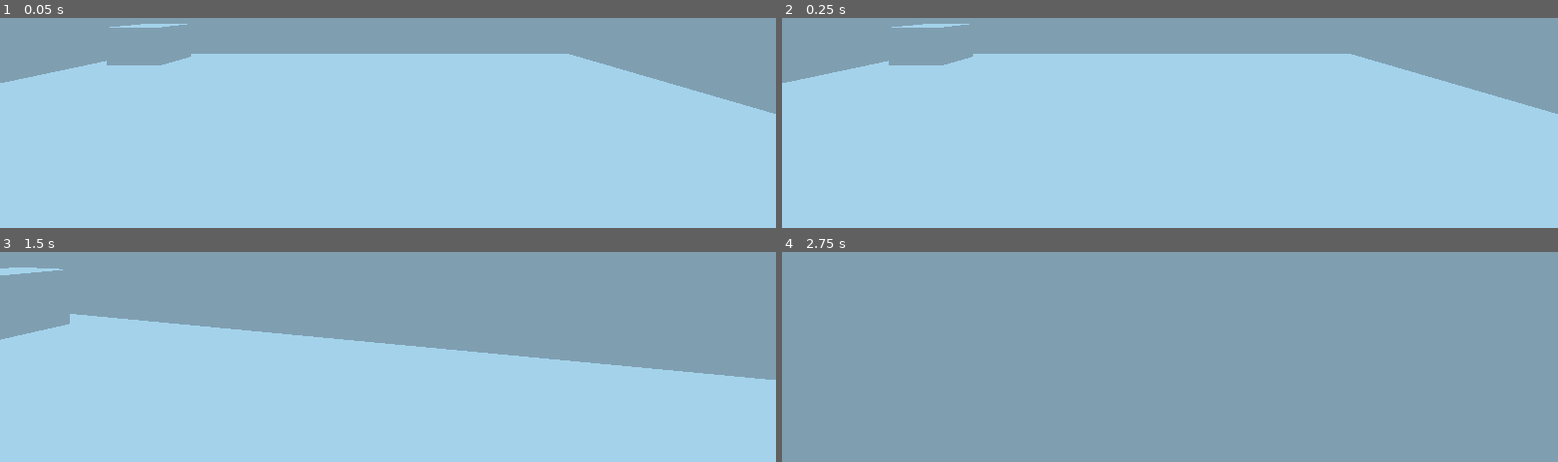
Above: before the commit, frames 1-4 (two rows, left to right).
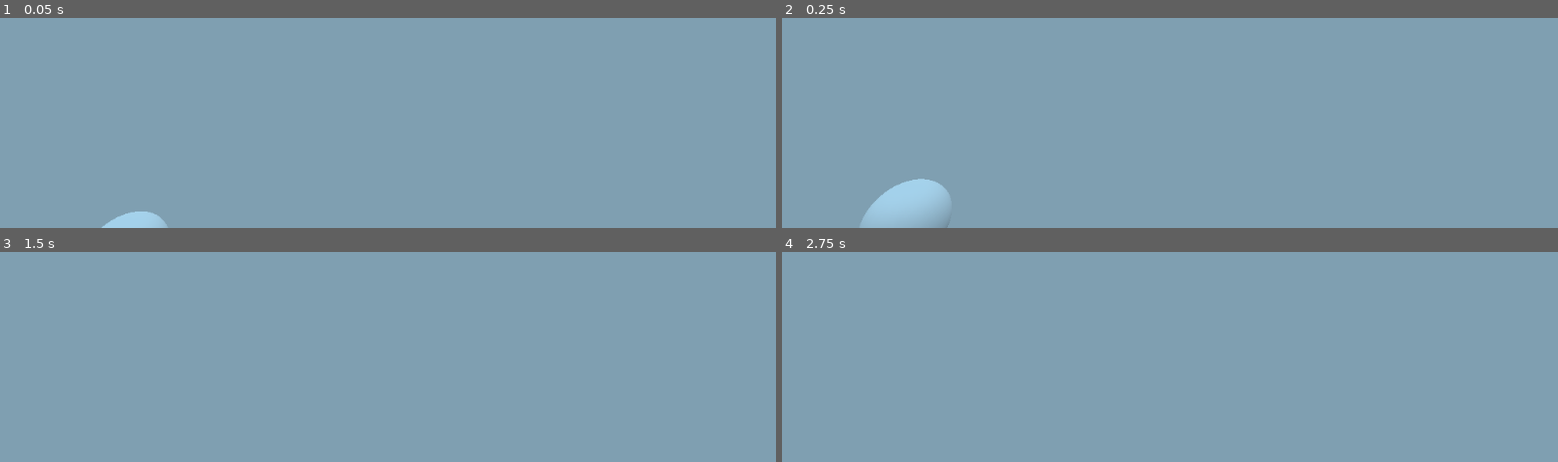
Above: after the commit, the same moments.

Repository: LivelyLiz/Godot-PortalTechdemo
Game: Godot game, scene res://Assets/Scenes/Main.tscn
Two runs of this game, one before a commit and one after it. Both use one fixed random seed, a clock stepped at 60 frames per second and the inputs below. Before the commit the project starts from res://Assets/Scenes/TeleportTest.tscn.
Inputs (mouse positions are in pixels of both pictures, inside the frame that each line leads up to):
- Up to frame 1 (0.05 s): no input
- Up to frame 2 (0.25 s): no input
- Up to frame 3 (1.5 s): tap Enter at 0.5 s; move the mouse to (outside the picture) at 0.52 s; hold Up (ui_up) from 0.53 s (still down); move the mouse to (outside the picture) at 1.27 s
- Up to frame 4 (2.75 s): keep holding Up (ui_up); move the mouse to (outside the picture) at 2.02 s

The runs differ from the first frame. In frame 1, 77% of the frame differs, in the area x 0-100%, y 2-100%; in frame 2, 76%; in frame 3, 56%; in frame 4, nothing differs.
Error before the commit: Invalid get index 'bla' (on base: 'null instance'). (res://Assets/Scripts/Main.gd:13)

Commit message:
rendering should work now

Diff:
--- a/project/Assets/Scenes/Main.tscn
+++ b/project/Assets/Scenes/Main.tscn
@@ -1,29 +1,18 @@
-[gd_scene load_steps=11 format=2]
+[gd_scene load_steps=9 format=2]
 
 [ext_resource path="res://Assets/Scripts/Main.gd" type="Script" id=1]
 [ext_resource path="res://Assets/Scenes/Room.tscn" type="PackedScene" id=2]
-[ext_resource path="res://Assets/Scenes/Rendering_Test.tscn" type="PackedScene" id=3]
-[ext_resource path="res://Assets/Shader/Main.shader" type="Shader" id=4]
-[ext_resource path="res://Assets/Scenes/Player.tscn" type="PackedScene" id=5]
+[ext_resource path="res://Assets/Shader/Main.shader" type="Shader" id=3]
+[ext_resource path="res://Assets/Scenes/Player.tscn" type="PackedScene" id=4]
 
 [sub_resource type="SphereMesh" id=1]
 
 [sub_resource type="ShaderMaterial" id=2]
 resource_local_to_scene = true
-shader = ExtResource( 4 )
+shader = ExtResource( 3 )
 
 [sub_resource type="ViewportTexture" id=3]
 viewport_path = NodePath("Player_Viewport")
-
-[sub_resource type="TextureArray" id=5]
-data = {
-"depth": 0,
-"flags": 4,
-"format": 37,
-"height": 0,
-"layers": [  ],
-"width": 0
-}
 
 [sub_resource type="CubeMesh" id=4]
 
@@ -37,9 +26,6 @@
 mesh = SubResource( 1 )
 material/0 = null
 
-[node name="Rendering_Test" parent="." instance=ExtResource( 3 )]
-transform = Transform( 0.809894, 0, 0.586576, 0, 2, 0, -0.586576, 0, 0.809894, 0, 0, 0 )
-
 [node name="Screen" type="Sprite" parent="."]
 material = SubResource( 2 )
 use_parent_material = true
@@ -51,12 +37,13 @@
 size = Vector2( 1024, 600 )
 render_target_v_flip = true
 
-[node name="Player" parent="Player_Viewport" instance=ExtResource( 5 )]
+[node name="Player" parent="Player_Viewport" instance=ExtResource( 4 )]
 transform = Transform( 1, 0, 0, 0, 1, 0, 0, 0, 1, 0, 5.54548, 0 )
-bla = SubResource( 5 )
 
 [node name="MeshInstance2" type="MeshInstance" parent="."]
 transform = Transform( 0.678162, 0.557837, -0.478449, -0.734912, 0.514761, -0.441503, 0, 0.651029, 0.759053, 4.47869, 1.8968, 3.28523 )
 mesh = SubResource( 4 )
 material/0 = null
+
+[node name="Portal_Planes" type="Node" parent="."]
 [connection signal="Camer_Moved" from="Player_Viewport/Player" to="." method="_on_Player_Camer_Moved"]
--- a/project/Assets/Scenes/Player.tscn
+++ b/project/Assets/Scenes/Player.tscn
@@ -11,6 +11,7 @@
 script = ExtResource( 1 )
 
 [node name="Body" type="Spatial" parent="."]
+editor/display_folded = true
 
 [node name="Head" type="Spatial" parent="Body"]
 transform = Transform( 1, 0, 0, 0, 1, 0, 0, 0, 1, 0, 2.44785, 0 )
@@ -34,7 +35,7 @@
 transform = Transform( 1, 0, 0, 0, -4.37114e-08, 1, 0, -1, -4.37114e-08, 0, 1.5, 0 )
 shape = SubResource( 1 )
 
-[node name="Sprite" type="Sprite" parent="."]
+[node name="Mask" type="Sprite" parent="."]
 texture = SubResource( 2 )
 offset = Vector2( 512, 300 )
 region_rect = Rect2( 0, 0, 1040, 600 )
--- a/project/Assets/Scripts/Main.gd
+++ b/project/Assets/Scripts/Main.gd
@@ -10,9 +10,14 @@
 	set_process(true)
 
 func _process(delta):
-	print($Player_Viewport/Player.bla[0])
-	$Screen.material.set_shader_param("mask", $Player_Viewport/Player/Sprite.texture)
-	$Screen.material.set_shader_param("blending", $Rendering_Test/Sprite.texture)
+	$Screen.material.set_shader_param("mask", $Player_Viewport/Player/Mask.texture)
+	var count : int = $Portal_Planes.get_child_count()
+	for i in range(count):
+		if i > 18:
+			break
+		var node = $Portal_Planes.get_child(i)
+		$Screen.material.set_shader_param("blending"+str(i), node.get_node("Sprite").texture)
+
 
 # Called every frame. 'delta' is the elapsed time since the previous frame.
 func _input(event):
@@ -22,4 +27,4 @@
 			get_tree().quit()
 
 func _on_Player_Camer_Moved(camera_transform, position):
-	$Rendering_Test.Update_Cameras(camera_transform, position)
+	pass
--- a/project/Assets/Scripts/Player.gd
+++ b/project/Assets/Scripts/Player.gd
@@ -1,7 +1,6 @@
 extends KinematicBody
 
 signal Camer_Moved(transform, position)
-export(TextureArray) var bla
 
 var camera_angle = 0
 var mouse_sens = 0.3
@@ -21,9 +20,8 @@
 
 func _ready():
 	$Body/Head/Second_Camera_Image.size = get_viewport().size
-	$Sprite.region_rect.size = get_viewport().size
-	$Sprite.offset = get_viewport().size / 2
-	bla = [null, null]
+	$Mask.region_rect.size = get_viewport().size
+	$Mask.offset = get_viewport().size / 2
 
 func _physics_process(delta):
 	if !isFlying:
--- a/project/Assets/Shader/Main.shader
+++ b/project/Assets/Shader/Main.shader
@@ -1,11 +1,83 @@
 shader_type canvas_item;
 
 uniform sampler2D mask;
-uniform sampler2D blending;
+uniform sampler2D blending1;
+uniform sampler2D blending2;
+uniform sampler2D blending3;
+uniform sampler2D blending4;
+uniform sampler2D blending5;
+uniform sampler2D blending6;
+uniform sampler2D blending7;
+uniform sampler2D blending8;
+uniform sampler2D blending9;
+uniform sampler2D blending10;
+uniform sampler2D blending11;
+uniform sampler2D blending12;
+uniform sampler2D blending13;
+uniform sampler2D blending14;
+uniform sampler2D blending15;
+uniform sampler2D blending16;
+uniform sampler2D blending17;
+uniform sampler2D blending18;
 
 void fragment() {
-	vec4 main_color = texture(TEXTURE, UV);
-	vec4 blending_color = texture(blending, UV);
-	float t = texture(mask, UV).a;
-	COLOR = (1.0-t)*main_color + t*blending_color;
+	vec4 mask_c = texture(mask, UV);
+
+	vec4 color = (1.0-mask_c.a)*texture(TEXTURE, UV);
+	if (mask_c.r == 1.0){
+		color += mask_c.a*texture(blending1, UV);
+	}
+	if (mask_c.r == 2.0){
+		color += mask_c.a*texture(blending2, UV);
+	}
+	if (mask_c.r == 3.0){
+		color += mask_c.a*texture(blending3, UV);
+	}
+	if (mask_c.r == 4.0){
+		color += mask_c.a*texture(blending4, UV);
+	}
+	if (mask_c.r == 5.0){
+		color += mask_c.a*texture(blending5, UV);
+	}
+	if (mask_c.r == 6.0){
+		color += mask_c.a*texture(blending6, UV);
+	}
+	if (mask_c.r == 7.0){
+		color += mask_c.a*texture(blending7, UV);
+	}
+	if (mask_c.r == 8.0){
+		color += mask_c.a*texture(blending8, UV);
+	}
+	if (mask_c.r == 9.0){
+		color += mask_c.a*texture(blending9, UV);
+	}
+	if (mask_c.r == 10.0){
+		color += mask_c.a*texture(blending10, UV);
+	}
+	if (mask_c.r == 11.0){
+		color += mask_c.a*texture(blending11, UV);
+	}
+	if (mask_c.r == 12.0){
+		color += mask_c.a*texture(blending12, UV);
+	}
+	if (mask_c.r == 13.0){
+		color += mask_c.a*texture(blending13, UV);
+	}
+	if (mask_c.r == 14.0){
+		color += mask_c.a*texture(blending14, UV);
+	}
+	if (mask_c.r == 15.0){
+		color += mask_c.a*texture(blending15, UV);
+	}
+	if (mask_c.r == 16.0){
+		color += mask_c.a*texture(blending16, UV);
+	}
+	if (mask_c.r == 17.0){
+		color += mask_c.a*texture(blending17, UV);
+	}
+	if (mask_c.r == 18.0){
+		color += mask_c.a*texture(blending18, UV);
+	}
+
+	COLOR = color;
 }
--- a/project/project.godot
+++ b/project/project.godot
@@ -16,7 +16,7 @@
 [application]
 
 config/name="WieUnangenehm"
-run/main_scene="res://Assets/Scenes/TeleportTest.tscn"
+run/main_scene="res://Assets/Scenes/Main.tscn"
 config/icon="res://icon.png"
 
 [display]
